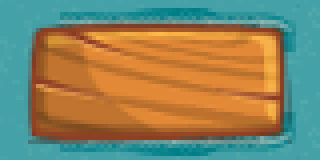
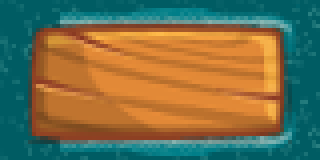
Layered file, before and after one edit (320x160). Changes by layer:
added layer "Layer #2" over 0, 0, 320, 160
